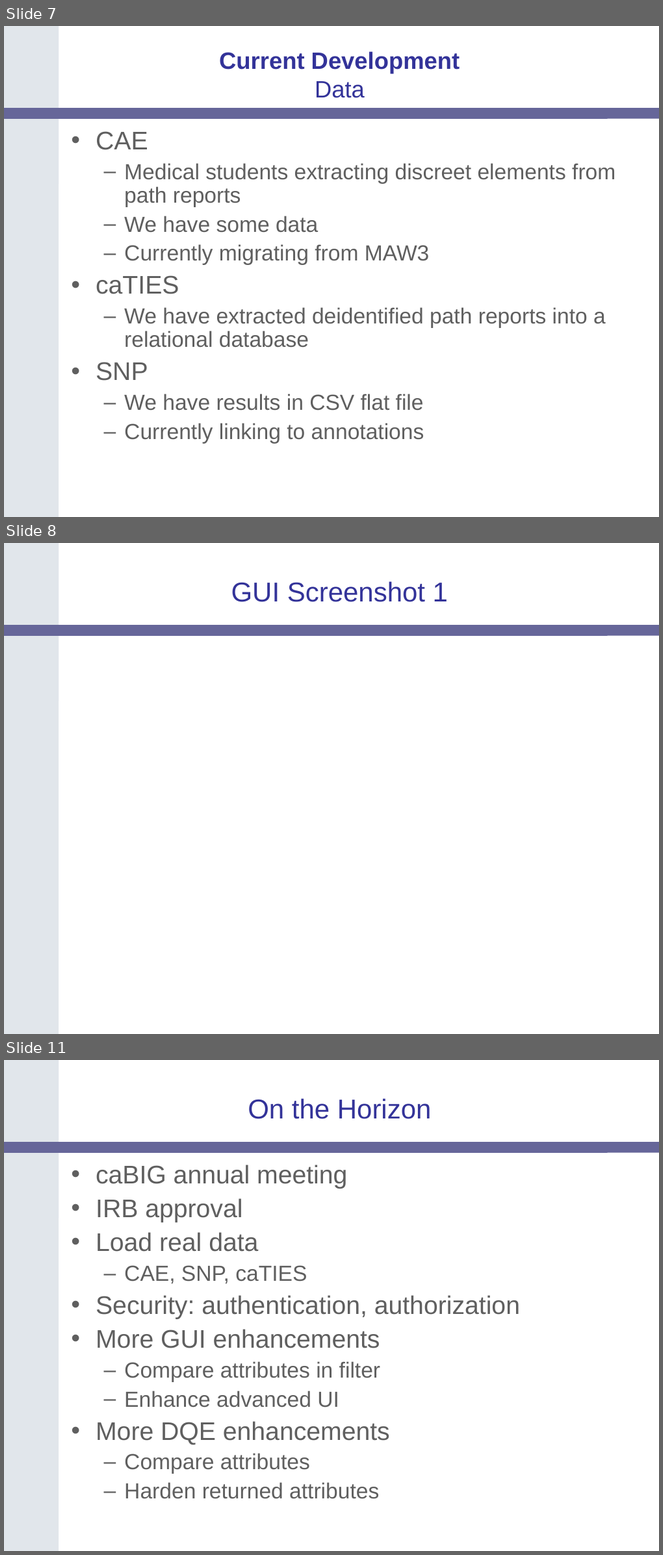
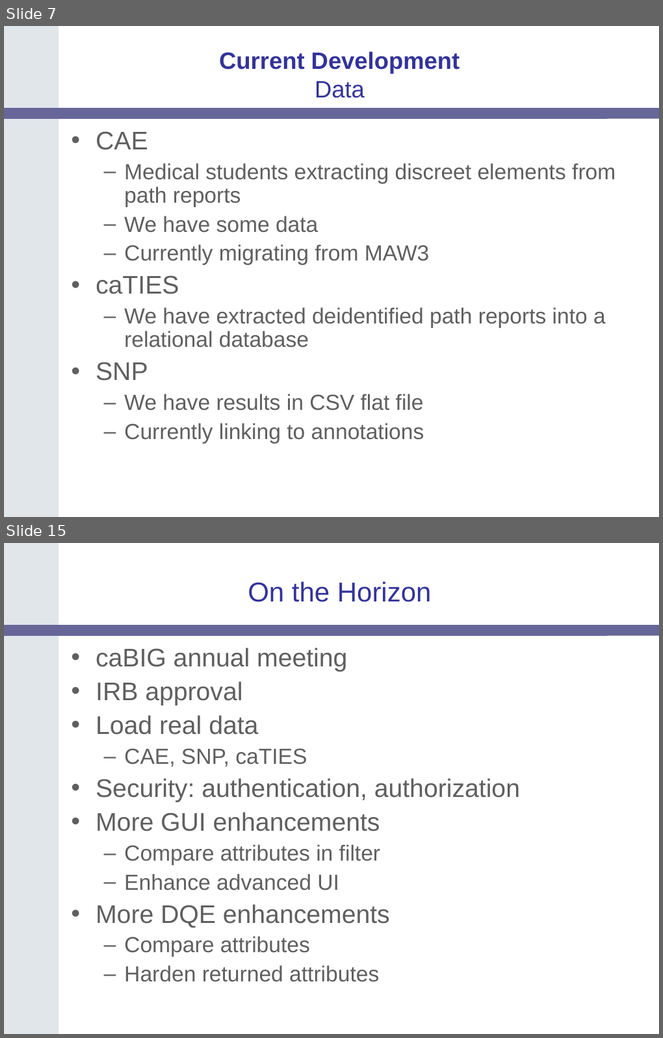
Before and after one commit to NCIP/catrip, a slide deck: catrip/documentation/presentations/translational_sig_2006_11_14/catrip_translational_sig_2007_01_09.ppt. Shown one above the other, each under a label of ours: slides 7, 8 and 11 before the commit, slides 7 and 15 after it; the slides between them are not shown. The pictures are 663x1555 and 663x1038 pixels, drawn with LibreOffice and Linux fonts; fonts in the diff are those of the drawing; background and template pictures are left out. Boxes give left, top, right and bottom in pixels: in the first picture for what was removed or moved away, otherwise in the second. Text is boxed around its words. In the diff, an @@ line names an element or a change of style, - is before the commit and + after.

Commit message:
added screenshots
SVN-Revision: 1352

```diff
--- a/catrip/documentation/presentations/translational_sig_2006_11_14/catrip_translational_sig_2007_01_09.ppt
+++ b/catrip/documentation/presentations/translational_sig_2006_11_14/catrip_translational_sig_2007_01_09.ppt
@@ slide 8 removed at (4, 543, 659, 1034), background #FFFFFF; not listed: 2 template elements that a slide beside it also shows @@
@@ title removed at (232, 581, 448, 602) @@
-GUI Screenshot 1
@@ what was slide 11 is now slide 15 @@
```
Also in this commit, not shown: 7 slides added, 2 other slides removed.
